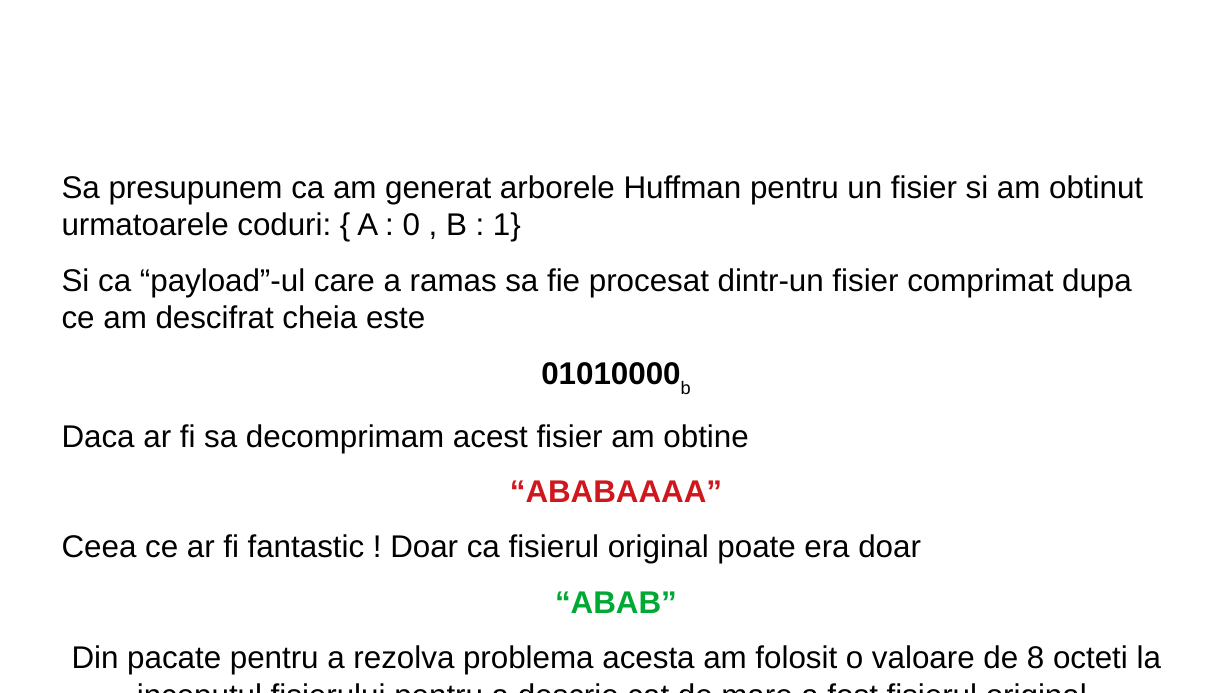
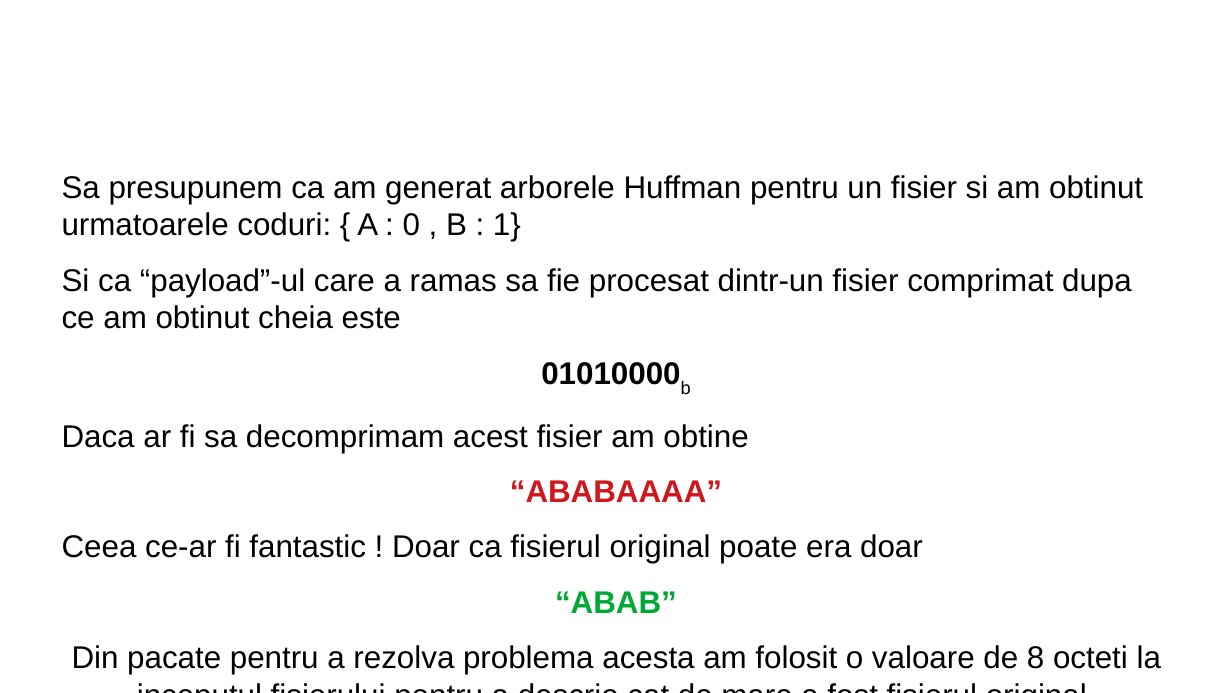
Before and after one commit to zeroblitz36/HuffmanEncoder, a slide deck: slide 9 of prezentare_huffman.odp. Drawn at 1232x693 pixels with LibreOffice and Linux fonts; fonts in the diff are those of the drawing; background and template pictures are left out. Boxes give left, top, right and bottom in pixels: in the first picture for what was removed or moved away, otherwise in the second. Text is boxed around its words. In the diff, an @@ line names an element or a change of style, - is before the commit and + after.

Commit message:
fixed some typos

```diff
--- a/prezentare_huffman.odp
+++ b/prezentare_huffman.odp
@@ text at [62,268,1132,329]: text changed @@
-Si ca “payload”-ul care a ramas sa fie procesat dintr-un fisier comprimat dupa ce am descifrat cheia este
+Si ca “payload”-ul care a ramas sa fie procesat dintr-un fisier comprimat dupa ce am obtinut cheia este
@@ text at [62,534,923,564]: text changed @@
-Ceea ce ar fi fantastic ! Doar ca fisierul original poate era doar
+Ceea ce-ar fi fantastic ! Doar ca fisierul original poate era doar
```
Also in this commit, not shown: 4 other slides changed.
